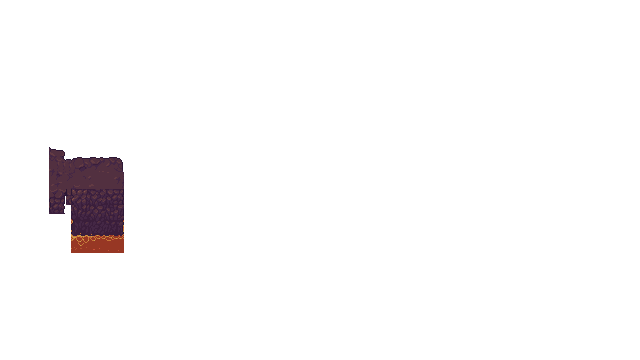
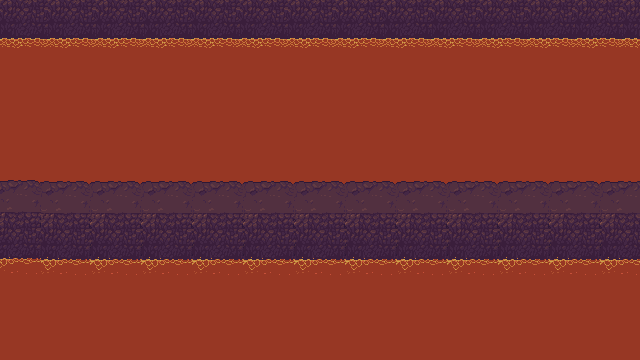
The second 640×360 image is a revision of the first. Changes to its layers:
removed layer "Capa 4" over (49, 147, 124, 253)
added group "Repeatable" with 2 layers above "Topside" over (272, 9, 429, 218)
added layer "Topside" above "Base" over (0, 0, 640, 49)
added layer "repeatebleSutff" (2nd of 2) above "Lava Details" over (0, 180, 640, 277)
added layer "Lavaland" above "Capa 0" over (0, 0, 640, 360)
hid "Capa 0" over (0, 0, 640, 360)
